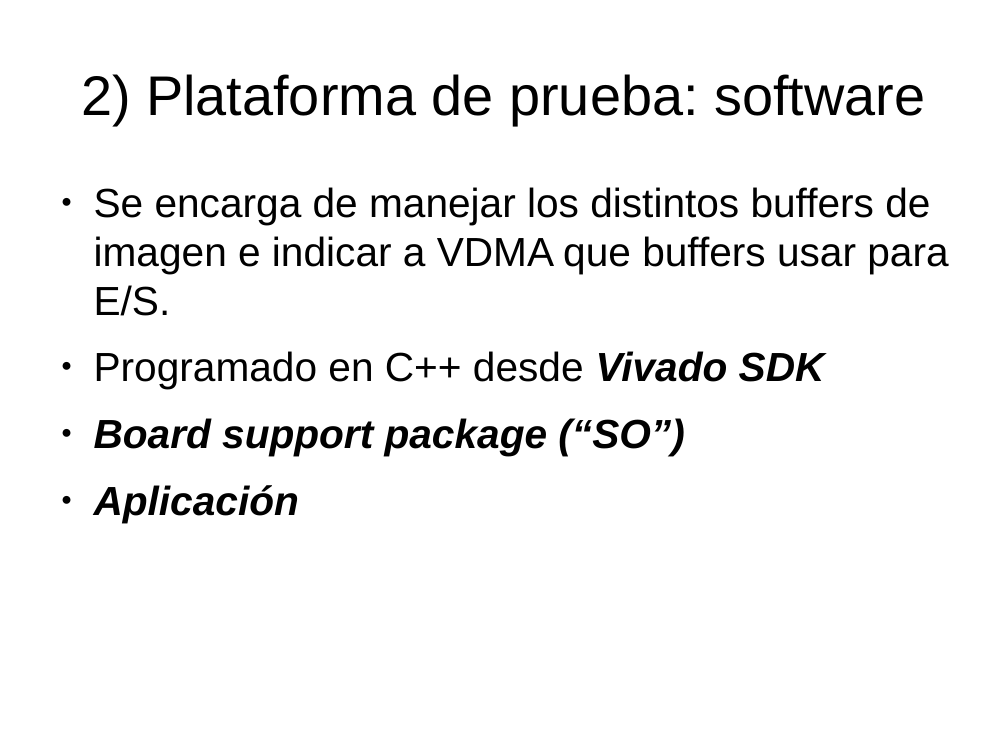
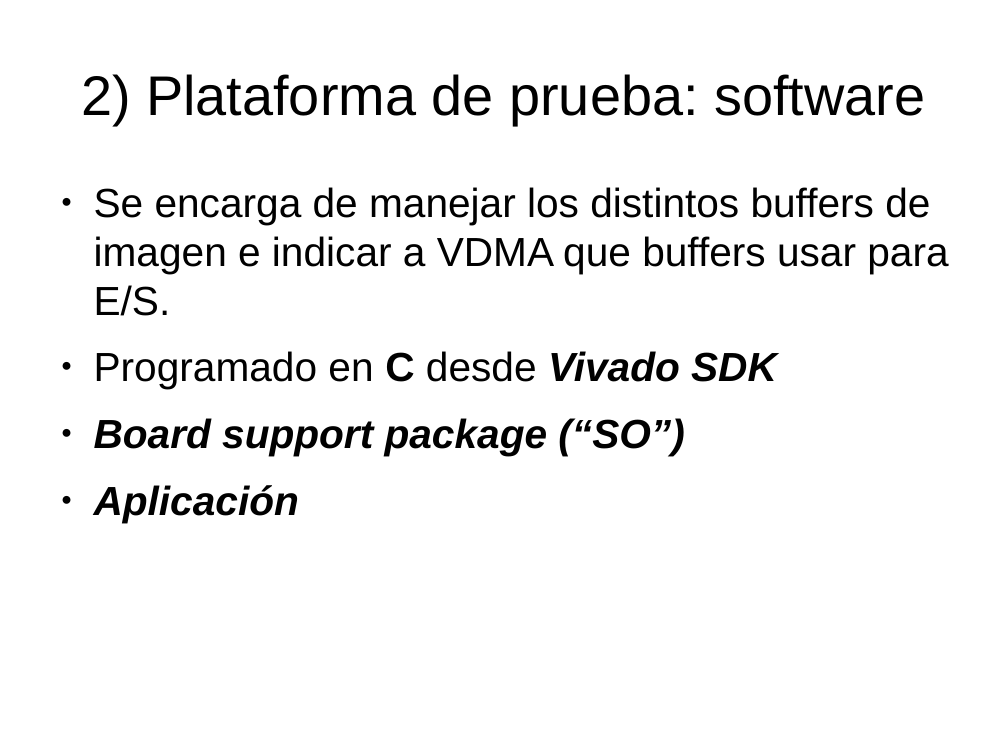
Before and after one commit to miguelgarcia/sase2017-hls-video, a slide deck: slide 14 of presentacion.odp. Drawn at 1008x756 pixels with LibreOffice and Linux fonts; fonts in the diff are those of the drawing. Boxes give left, top, right and bottom in pixels: in the first picture for what was removed or moved away, otherwise in the second. Text is boxed around its words. In the diff, an @@ line names an element or a change of style, - is before the commit and + after.

```diff
--- a/presentacion.odp
+++ b/presentacion.odp
@@ text at (94,351,777,389): text changed @@
-● Programado en C++ desde Vivado SDK
+● Programado en C desde Vivado SDK
```
Also in this commit, not shown: 24 other files.
